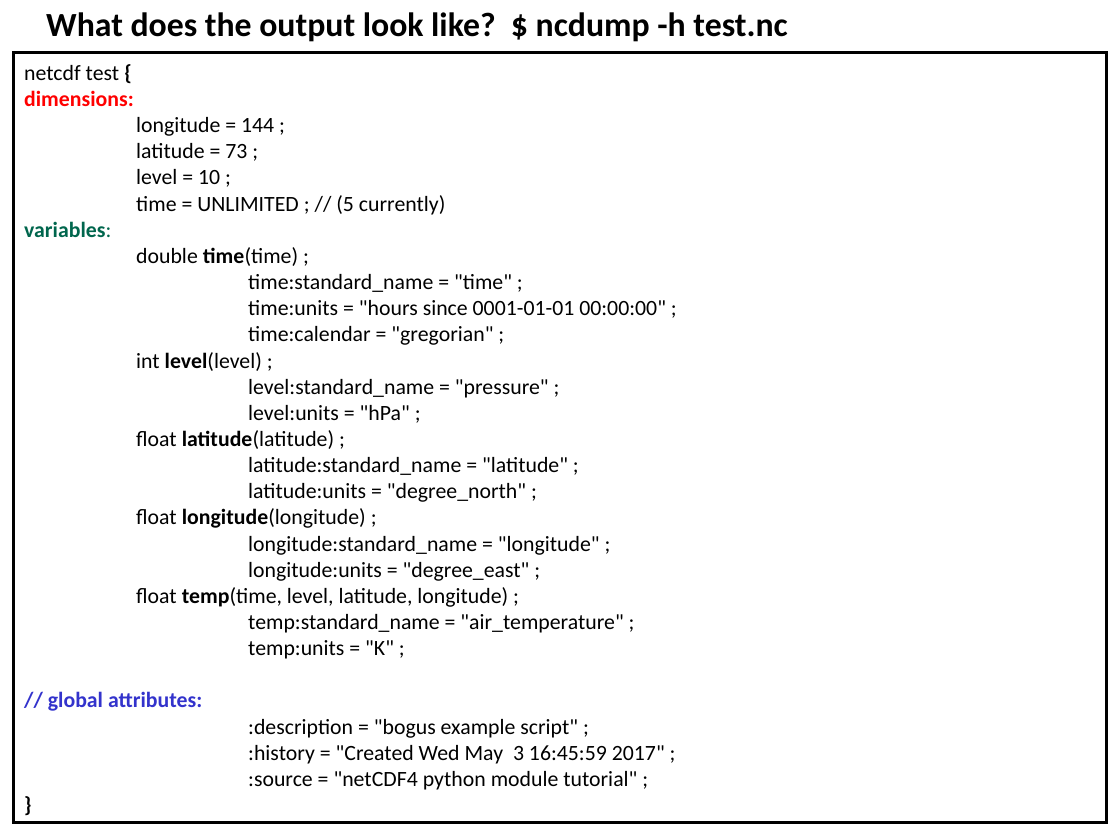
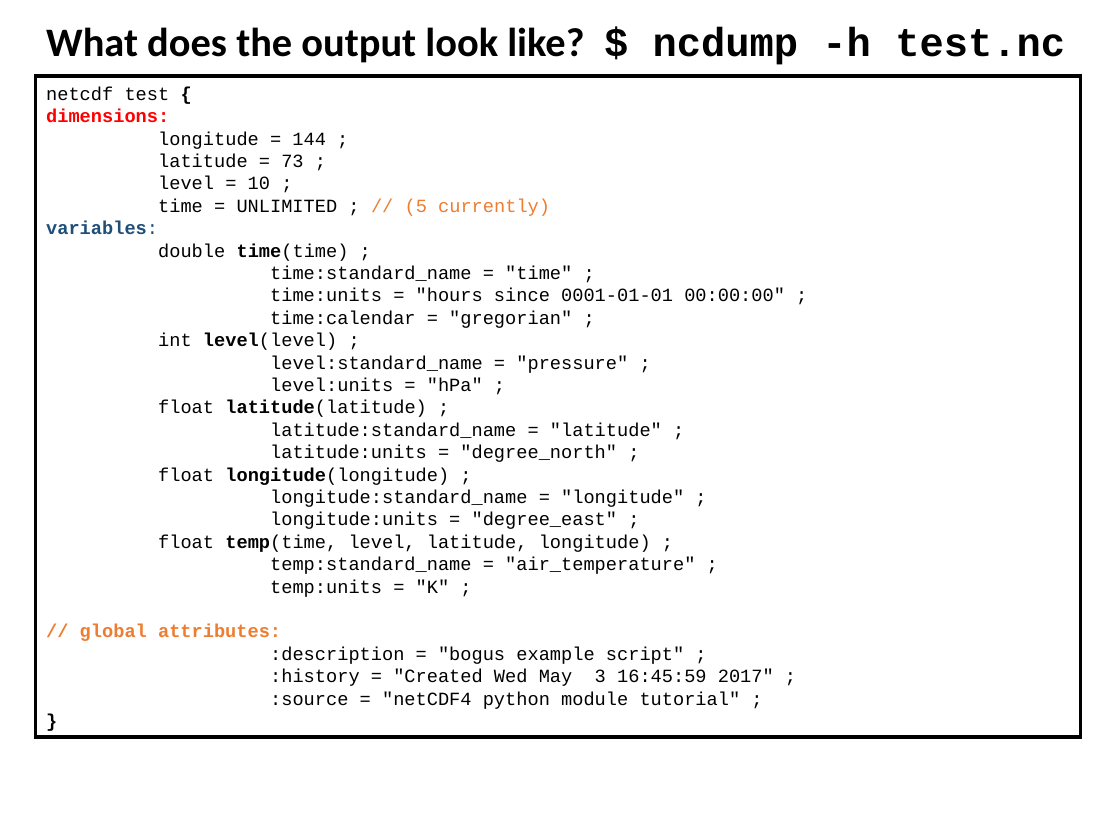
Before and after one commit to ncasuk/ncas-isc, a slide deck: slide 19 of python/presentations/read_write_data/11_create_netcdf_python.ppt. Drawn at 1120x840 pixels with LibreOffice and Linux fonts; fonts in the diff are those of the drawing; background and template pictures are left out. Boxes give left, top, right and bottom in pixels: in the first picture for what was removed or moved away, otherwise in the second. Text is boxed around its words. In the diff, an @@ line names an element or a change of style, - is before the commit and + after.

```diff
--- a/python/presentations/read_write_data/11_create_netcdf_python.ppt
+++ b/python/presentations/read_write_data/11_create_netcdf_python.ppt
@@ text "What does the output look ...": place and size @@
-text "What does the output look ..." at <box>46,12,787,42</box>
+text "What does the output look ..." at <box>46,27,1065,65</box>
@@ text "What does the output look ..." at <box>46,27,1065,65</box>: size 21.7 to 26 pt; font Calibri to Courier New in "$ ncdump -h test.nc"; line spacing 0.8 to 1 @@
@@ rectangle "netcdf test {": place and size @@
-rectangle "netcdf test {" at <box>13,53,1107,822</box>
+rectangle "netcdf test {" at <box>35,76,1080,737</box>
@@ rectangle "netcdf test {" at <box>35,76,1080,737</box>: size 14 to 12 pt, font Calibri to Courier New; text colour #000000 to #ED7D31 in "// (5 currently)"; text colour #00664D to #1F4E79 in "variables:"; text colour #3333CC to #ED7D31 in "// global attributes:" @@
```
Also in this commit, not shown: 16 other slides changed.
